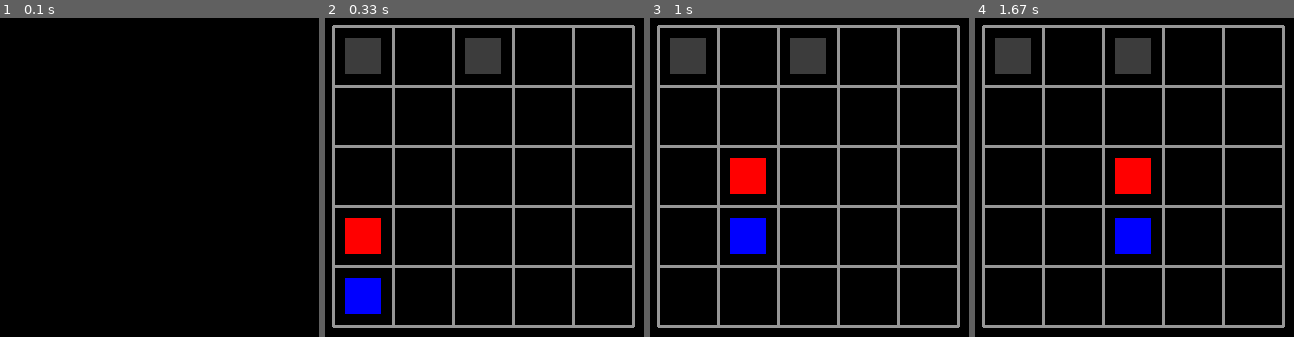
Above: before the commit, frames 1-4 (left to right).
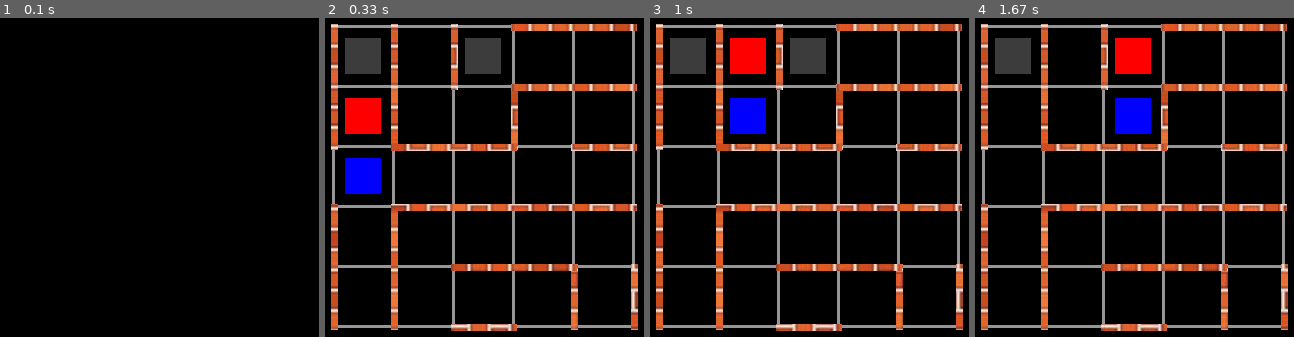
Above: after the commit, the same moments.

Repository: MackieZhou/Amazing-Puzzle
Game: pygame game, started from puzzle3.py
Same seed, same stepped clock (60 frames per second), same inputs: the game is played once before the commit and once after it.
Inputs:
- Up to frame 1 (0.1 s): no input
- Up to frame 2 (0.33 s): no input
- Up to frame 3 (1 s): hold Right 0.33-0.8 s; hold Up from 0.83 s (still down)
- Up to frame 4 (1.67 s): release Up at 1.13 s; hold Right 1.17-1.63 s

Frame 1 is identical in both runs. In frame 2, 16% of the frame differs, in the area x 1-99%, y 1-99%; in frame 3, 16%; in frame 4, 16%.

Commit message:
puzzle3 update: grid and wall created

Diff:
--- a/puzzle3.py
+++ b/puzzle3.py
@@ -65,10 +65,10 @@
 
     # the two moving squares
     sq1X = 1
-    sq1Y = 4
+    sq1Y = 2
     sq1 = puzzle3(red, sq1X, sq1Y, win)
     sq2X = 1
-    sq2Y = 5
+    sq2Y = 3
     sq2 = puzzle3(blue, sq2X, sq2Y, win)
 
     # the two "goals" of the game are represented by two grey squares
@@ -165,8 +165,53 @@
         pygame.draw.line(win, light_grey, (25, 205), (325, 205), 3)
         pygame.draw.line(win, light_grey, (25, 265), (325, 265), 3)
         pygame.draw.line(win, light_grey, (25, 325), (325, 325), 3)
-        # walls
-
+        # walls - vertical
+        wall_ver_1 = pygame.image.load("wall_ver.jpg")
+        wall_ver_1_rect = pygame.Rect(23, 23, 7, 126)
+        win.blit(wall_ver_1, wall_ver_1_rect, wall_ver_1_rect)
+        wall_ver_2 = pygame.image.load("wall_ver.jpg")
+        wall_ver_2_rect = pygame.Rect(23, 203, 7, 126)
+        win.blit(wall_ver_2, wall_ver_2_rect, wall_ver_2_rect)
+        wall_ver_3 = pygame.image.load("wall_ver.jpg")
+        wall_ver_3_rect = pygame.Rect(83, 23, 7, 126)
+        win.blit(wall_ver_3, wall_ver_3_rect, wall_ver_3_rect)
+        wall_ver_4 = pygame.image.load("wall_ver.jpg")
+        wall_ver_4_rect = pygame.Rect(83, 203, 7, 126)
+        win.blit(wall_ver_4, wall_ver_4_rect, wall_ver_4_rect)
+        wall_ver_5 = pygame.image.load("wall_ver.jpg")
+        wall_ver_5_rect = pygame.Rect(143, 23, 7, 66)
+        win.blit(wall_ver_5, wall_ver_5_rect, wall_ver_5_rect)
+        wall_ver_6 = pygame.image.load("wall_ver.jpg")
+        wall_ver_6_rect = pygame.Rect(203, 83, 7, 66)
+        win.blit(wall_ver_6, wall_ver_6_rect, wall_ver_6_rect)
+        wall_ver_7 = pygame.image.load("wall_ver.jpg")
+        wall_ver_7_rect = pygame.Rect(263, 263, 7, 66)
+        win.blit(wall_ver_7, wall_ver_7_rect, wall_ver_7_rect)
+        wall_ver_8 = pygame.image.load("wall_ver.jpg")
+        wall_ver_8_rect = pygame.Rect(323, 263, 7, 66)
+        win.blit(wall_ver_8, wall_ver_8_rect, wall_ver_8_rect)
+        # walls - horizontal
+        wall_hor_1 = pygame.image.load("wall_hor.jpg")
+        wall_hor_1_rect = pygame.Rect(203, 23, 126, 7)
+        win.blit(wall_hor_1, wall_hor_1_rect, wall_hor_1_rect)
+        wall_hor_2 = pygame.image.load("wall_hor.jpg")
+        wall_hor_2_rect = pygame.Rect(203, 83, 126, 7)
+        win.blit(wall_hor_2, wall_hor_2_rect, wall_hor_2_rect)
+        wall_hor_3 = pygame.image.load("wall_hor.jpg")
+        wall_hor_3_rect = pygame.Rect(83, 143, 126, 7)
+        win.blit(wall_hor_3, wall_hor_3_rect, wall_hor_3_rect)
+        wall_hor_4 = pygame.image.load("wall_hor.jpg")
+        wall_hor_4_rect = pygame.Rect(263, 143, 66, 7)
+        win.blit(wall_hor_4, wall_hor_4_rect, wall_hor_4_rect)
+        wall_hor_5 = pygame.image.load("wall_hor.jpg")
+        wall_hor_5_rect = pygame.Rect(83, 203, 246, 7)
+        win.blit(wall_hor_5, wall_hor_5_rect, wall_hor_5_rect)
+        wall_hor_6 = pygame.image.load("wall_hor.jpg")
+        wall_hor_6_rect = pygame.Rect(143, 263, 126, 7)
+        win.blit(wall_hor_6, wall_hor_6_rect, wall_hor_6_rect)
+        wall_hor_7 = pygame.image.load("wall_hor.jpg")
+        wall_hor_7_rect = pygame.Rect(143, 323, 66, 7)
+        win.blit(wall_hor_7, wall_hor_7_rect, wall_hor_7_rect)
         # draw other things
         goal1.draw()
         goal2.draw()
Binary file added: img/puzzle3_horizontal.jpg
Binary file added: img/puzzle3_vertical.jpg
Binary file added: wall_hor.jpg
Binary file added: wall_ver.jpg
